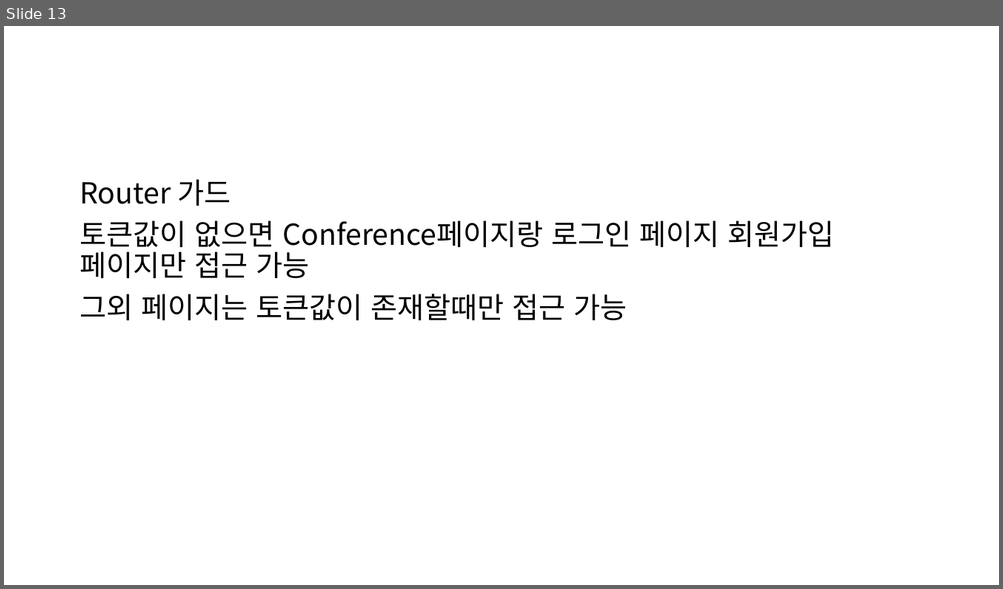
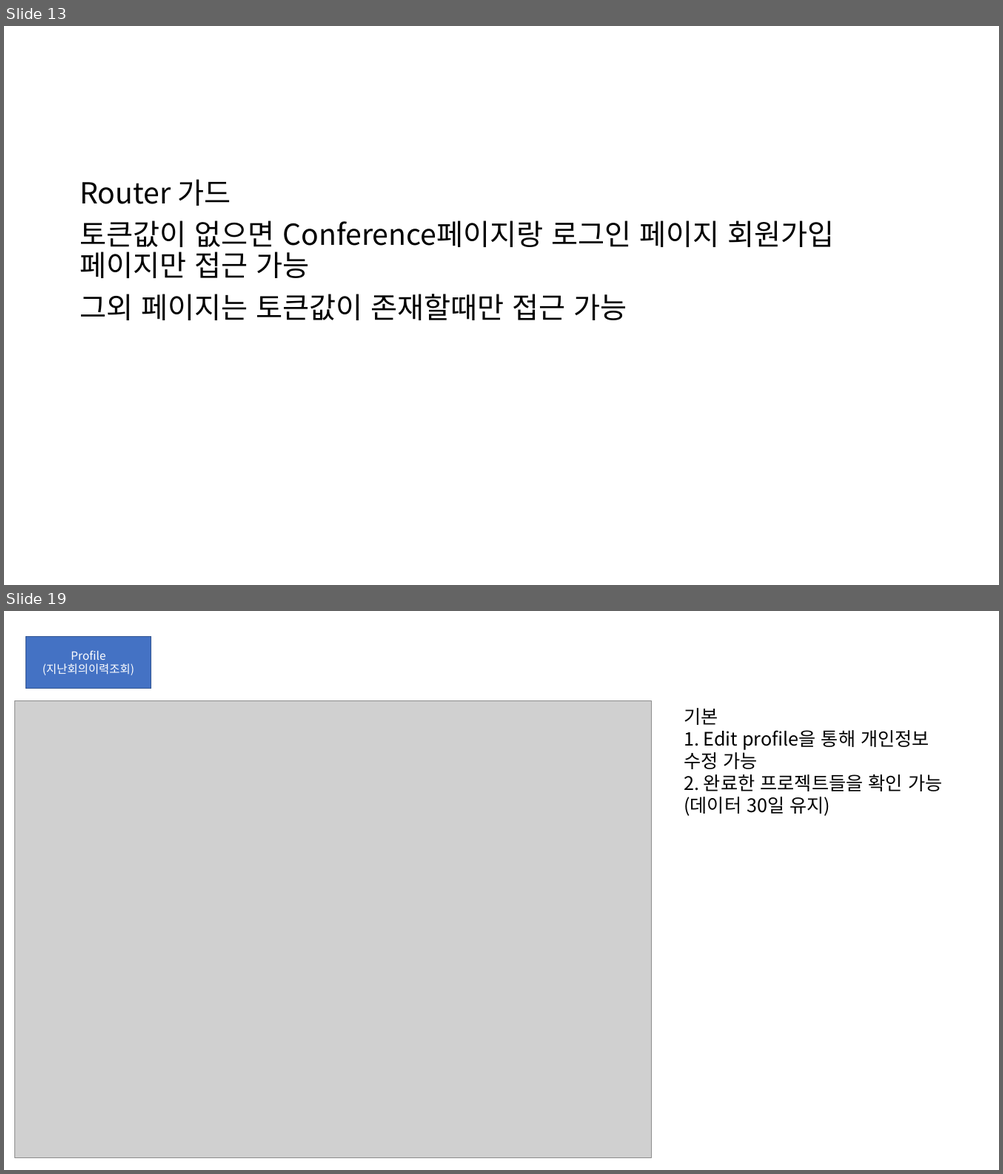
Before and after one commit to JongHoonJang/DEMEET, a slide deck: STUDY/jang/components.pptx. Shown one above the other, each under a label of ours: slide 13 before the commit, slides 13 and 19 after it; the slides between them are not shown. The pictures are 1003x589 and 1003x1174 pixels, drawn with LibreOffice and Linux fonts; fonts in the diff are those of the drawing; grey boxes stand for pictures. Boxes give left, top, right and bottom in pixels: in the first picture for what was removed or moved away, otherwise in the second. Text is boxed around its words. In the diff, an @@ line names an element or a change of style, - is before the commit and + after.

```diff
--- a/STUDY/jang/components.pptx
+++ b/STUDY/jang/components.pptx
@@ slide 19 added at box(4, 611, 999, 1170), background #FFFFFF @@
@@ rectangle added at box(25, 636, 151, 689), fill #4472C4, outline #325491 1 pt, 11 pt, text #FFFFFF @@
+Profile
+(지난회의이력조회)
@@ picture added at box(14, 701, 651, 1159) @@
@@ text added at box(683, 708, 942, 816), 18 pt, text #000000 @@
+기본
+1. Edit profile을 통해 개인정보 수정 가능
+2. 완료한 프로젝트들을 확인 가능(데이터 30일 유지)
```
Also in this commit, not shown: 5 slides changed, 11 other slides added, 1 other file.
